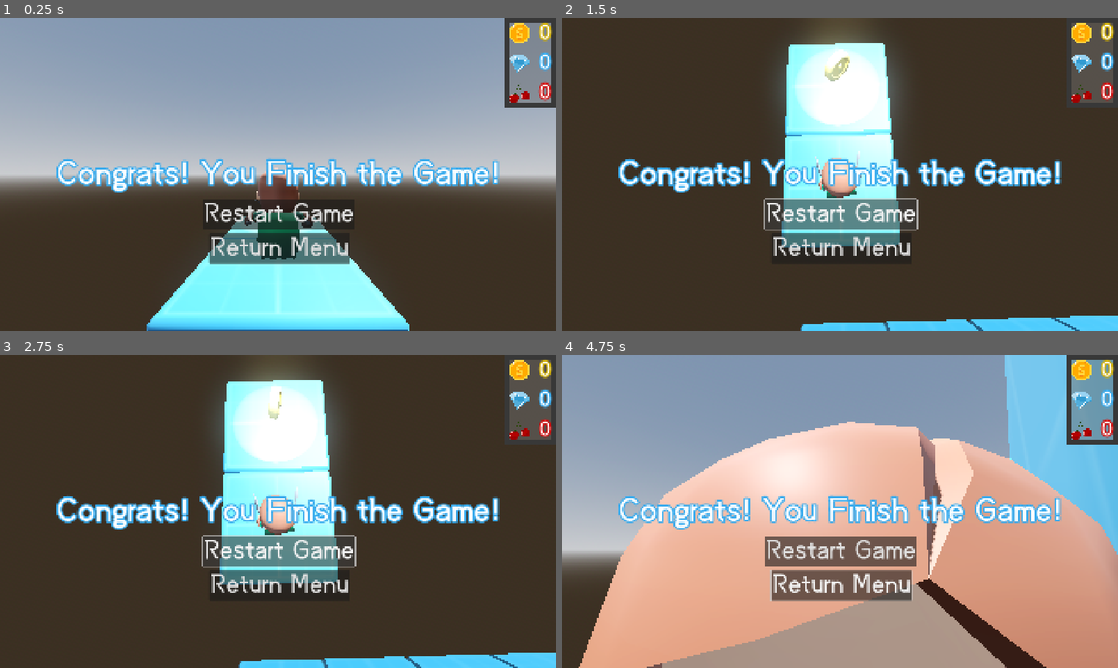
Above: before the commit, frames 1-4 (two rows, left to right).
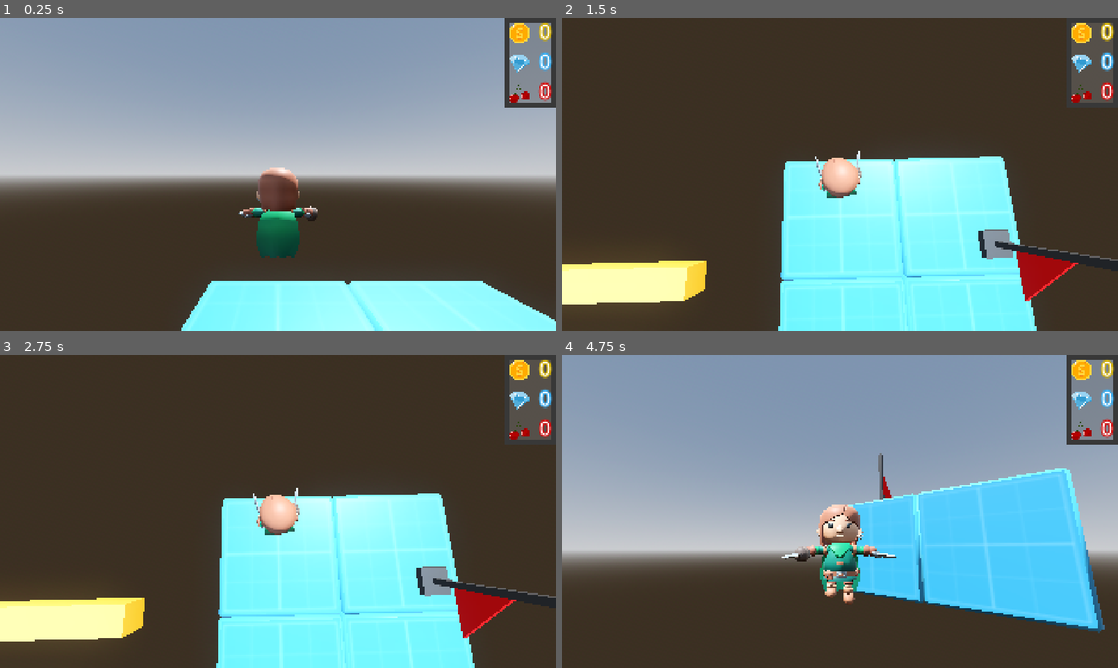
Above: after the commit, the same moments.

Repository: AbsoluteZer0527/My-first-3D-Godot-game
Game: Godot game, scene res://Scenes/game_scene.tscn
Two runs of this game, one before a commit and one after it. Both use one fixed random seed, a clock stepped at 60 frames per second and the inputs below.
Inputs (mouse positions are in pixels of both pictures, inside the frame that each line leads up to):
- Up to frame 1 (0.25 s): no input
- Up to frame 2 (1.5 s): click (840, 215) at 0.5 s, where only the run before the commit has a clickable "Restart Game"; click (840, 215) at 1.25 s, where only the run before the commit has a clickable "Restart Game"
- Up to frame 3 (2.75 s): click (278, 552) at 2 s, where only the run before the commit has a clickable "Restart Game"
- Up to frame 4 (4.75 s): click (840, 586) at 2.75 s, where only the run before the commit has a clickable "Return Menu"; move the mouse to (867, 511) at 3.52 s; hold W (forward) 3.53-4.28 s; tap Tab at 3.6, 4.35 s; move the mouse to (728, 527) at 4.27 s; hold S (backward) from 4.28 s (still down); tap Enter (ui_accept) at 4.52 s

The runs differ from the first frame. In frame 1, 16% of the frame differs, in the area x 10-100%, y 44-100%; in frame 2, 38%; in frame 3, 38%; in frame 4, 66%, in the area x 3-100%, y 0-100%.

Commit message:
End Game window pop up and player no longer able to move

Diff:
--- a/First-3D/new-game-project/Scenes/game_scene.tscn
+++ b/First-3D/new-game-project/Scenes/game_scene.tscn
@@ -167,7 +167,7 @@
 directional_shadow_max_distance = 1.0
 
 [node name="Player" parent="." instance=ExtResource("1_x87qo")]
-transform = Transform3D(1, 0, 0, 0, 1, 0, 0, 0, 1, 0, 5.233398, 4)
+transform = Transform3D(1, 0, 0, 0, 1, 0, 0, 0, 1, 86, 11.233398, 42)
 speed = 7.0
 
 [node name="Ground" type="Node3D" parent="."]
@@ -337,13 +337,14 @@
 [node name="CollisionShape3D" type="CollisionShape3D" parent="DeathZone"]
 shape = SubResource("WorldBoundaryShape3D_1ixah")
 
-[node name="GameManager" type="Node3D" parent="." node_paths=PackedStringArray("item_labels")]
+[node name="GameManager" type="Node3D" parent="." node_paths=PackedStringArray("item_labels", "win_label")]
 script = ExtResource("4_fiftr")
 item_labels = {
 "CHERRY": NodePath("../UI/PanelContainer/VBoxContainer/HBoxContainer3/Label3"),
 "COIN": NodePath("../UI/PanelContainer/VBoxContainer/HBoxContainer2/Label2"),
 "DIAMOND": NodePath("../UI/PanelContainer/VBoxContainer/HBoxContainer/Label")
 }
+win_label = NodePath("../UI/WinLabel")
 
 [node name="JumpPad" type="Area3D" parent="." node_paths=PackedStringArray("particle_system")]
 transform = Transform3D(1, 0, 0, 0, 1, 0, 0, 0, 1, 38, 4, 45)
@@ -527,6 +528,7 @@
 
 [node name="Checkpoint4" parent="." instance=ExtResource("15_w8jfd")]
 transform = Transform3D(1.9470718e-07, 0, -1, 0, 1, 0, 1, 0, 1.9470718e-07, 91, 9, 44)
+is_final_checkpoint = true
 
 [connection signal="body_entered" from="DeathZone" to="GameManager" method="respawn_player"]
 [connection signal="body_entered" from="JumpPad" to="JumpPad" method="_on_body_entered"]
--- a/First-3D/new-game-project/Scripts/checkpoint.gd
+++ b/First-3D/new-game-project/Scripts/checkpoint.gd
@@ -3,6 +3,8 @@
 
 var is_activated: bool = false
 # Called when the node enters the scene tree for the first time.
+
+@export var is_final_checkpoint: bool = false
 func _ready() -> void:
 	pass # Replace with function body.
 
@@ -18,3 +20,6 @@
 		is_activated = true
 		#add current checkpoint to the array as we touch the checkpoint.
 		GameManager.instance.activated_checkpoints.append(self)
+
+		if is_final_checkpoint:
+			GameManager.instance.win_game()
--- a/First-3D/new-game-project/Scripts/game_manager.gd
+++ b/First-3D/new-game-project/Scripts/game_manager.gd
@@ -13,6 +13,9 @@
 
 #keep track of the checkpoints thats activated.
 var activated_checkpoints: Array[Checkpoint]
+
+@export var win_label: Label
+var is_game_over: bool = false
 # Called when the node enters the scene tree for the first time.
 func _ready() -> void:
 	if instance == null:
@@ -20,6 +23,7 @@
 	else:
 		queue_free()
 
+	win_label.visible = false
 
 # Called every frame. 'delta' is the elapsed time since the previous frame.
 func _process(delta: float) -> void:
@@ -36,3 +40,8 @@
 func collect_item(item_type):
 	collected_items[item_type] += 1
 	item_labels[item_type].text = str(collected_items[item_type])
+
+func win_game():
+	win_label.visible = true
+	Input.mouse_mode = Input.MOUSE_MODE_VISIBLE
+	is_game_over = true
--- a/First-3D/new-game-project/Scripts/player.gd
+++ b/First-3D/new-game-project/Scripts/player.gd
@@ -15,7 +15,7 @@
 	var camera_angle = camera.global_rotation.y
 	var input_dir := Input.get_vector("left", "right", "forward", "backward")
 	var input_angle = atan2(input_dir.x, input_dir.y)
-	if input_dir != Vector2.ZERO:
+	if input_dir != Vector2.ZERO and not GameManager.instance.is_game_over:
 		target_angle = camera_angle + input_angle
 	model.global_rotation.y = lerp_angle(model.global_rotation.y, target_angle, delta* 15)
 func _ready() -> void:
@@ -29,7 +29,7 @@
 
 func _physics_process(delta: float) -> void:
 	# Add the gravity.
-	if not is_on_floor():
+	if not is_on_floor() and not GameManager.instance.is_game_over:
 		velocity += get_gravity() * delta
 
 	# Handle jump.
@@ -42,7 +42,7 @@
 	var direction := (transform.basis * Vector3(input_dir.x, 0, input_dir.y)).normalized()
 	# need to use global rotation instead of camera rotation: because springArm3d is the one rotating.
 	direction  = direction.rotated(Vector3.UP, camera.global_rotation.y)
-	if direction:
+	if direction and not GameManager.instance.is_game_over:
 		velocity.x = direction.x * speed
 		velocity.z = direction.z * speed
 	else:
Not shown: 1 places in First-3D/new-game-project/Scenes/checkpoint.tscn that only renumber resources
Not shown: 1 places in First-3D/new-game-project/Scenes/game_scene.tscn that only renumber resources
